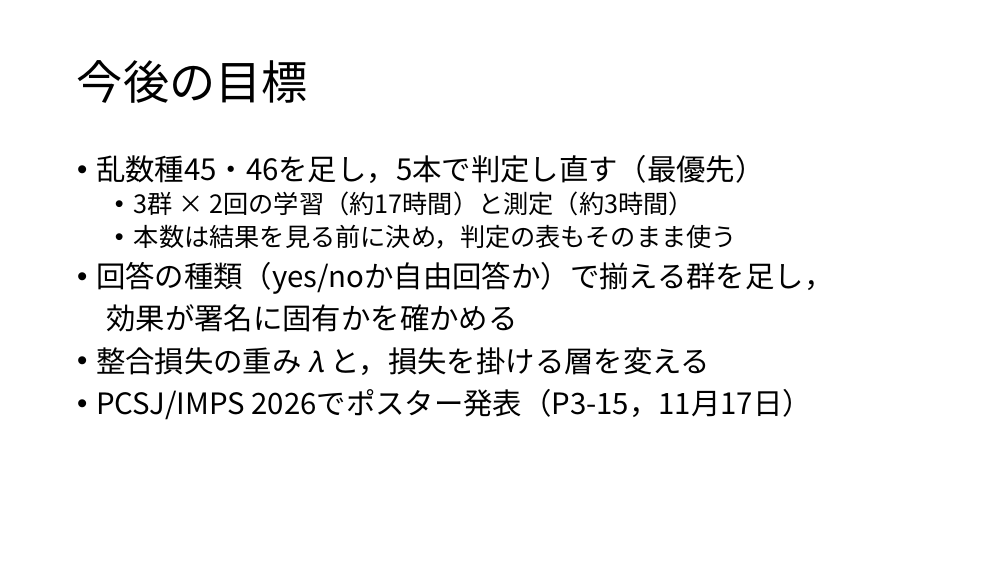
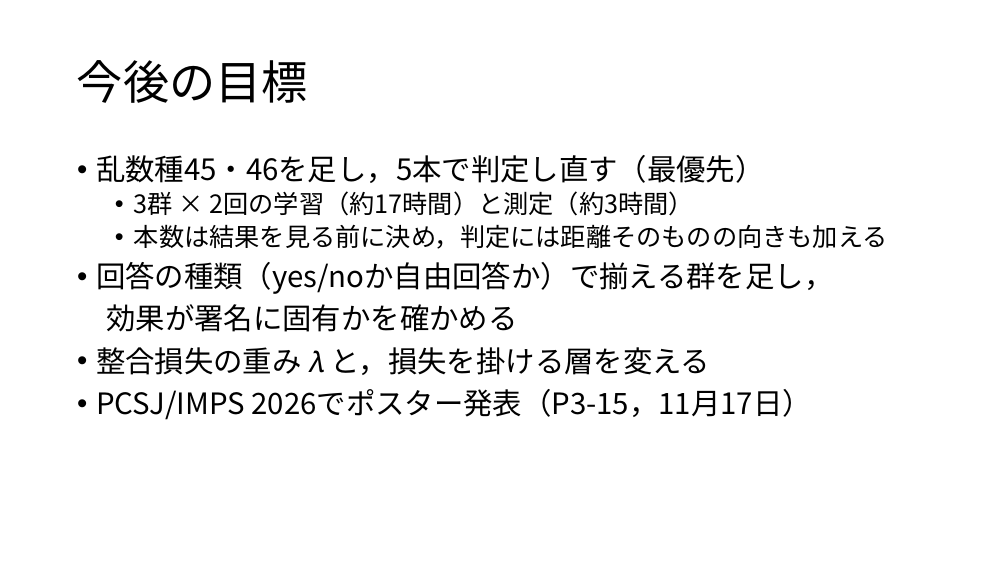
Before and after one commit to tomoking2004/cotar, a slide deck: slide 14 of presentations/20261030_進捗報告.pptx. Drawn at 1008x567 pixels with LibreOffice and Linux fonts; fonts in the diff are those of the drawing. Boxes give left, top, right and bottom in pixels: in the first picture for what was removed or moved away, otherwise in the second. Text is boxed around its words. In the diff, an @@ line names an element or a change of style, - is before the commit and + after.

```diff
--- a/presentations/20261030_進捗報告.pptx
+++ b/presentations/20261030_進捗報告.pptx
@@ text at box(134, 224, 888, 249): text changed @@
-  • 本数は結果を見る前に決め，判定の表もそのまま使う
+  • 本数は結果を見る前に決め，判定には距離そのものの向きも加える
```
Also in this commit, not shown: 3 other slides changed, 1 other file.
